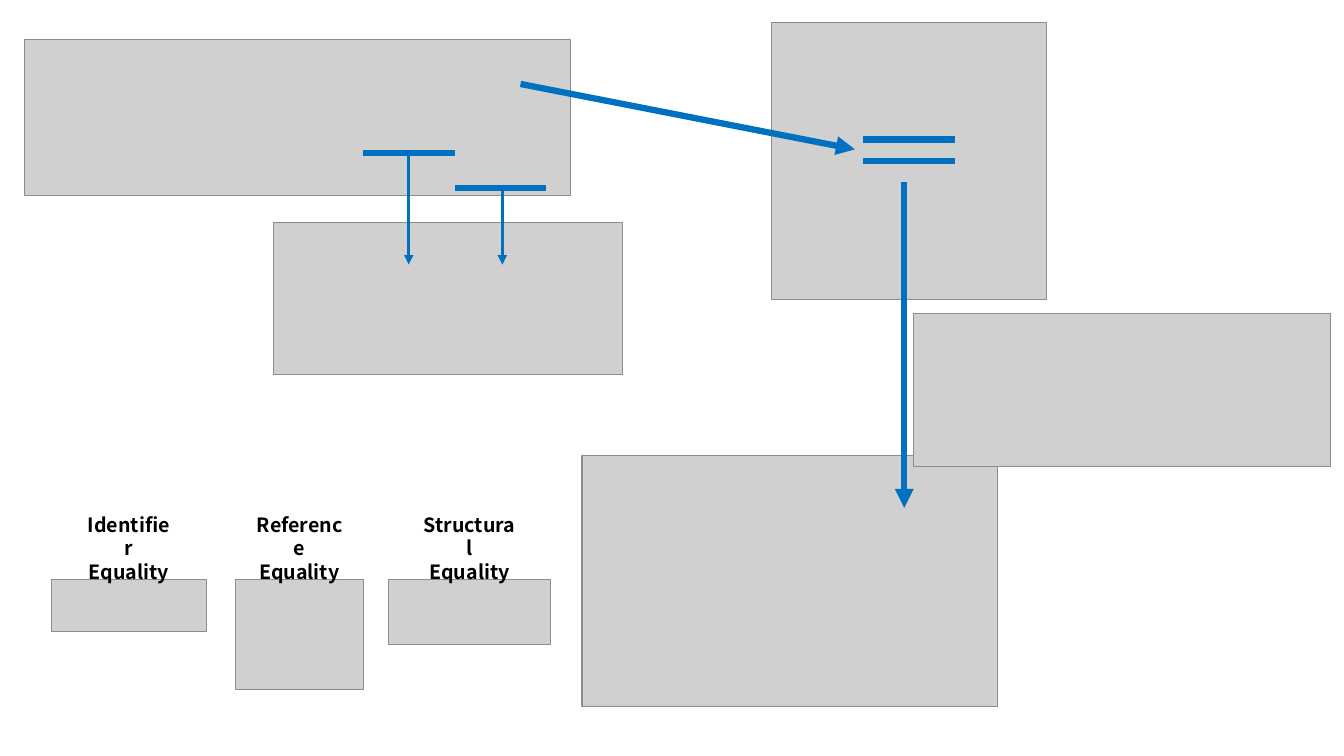
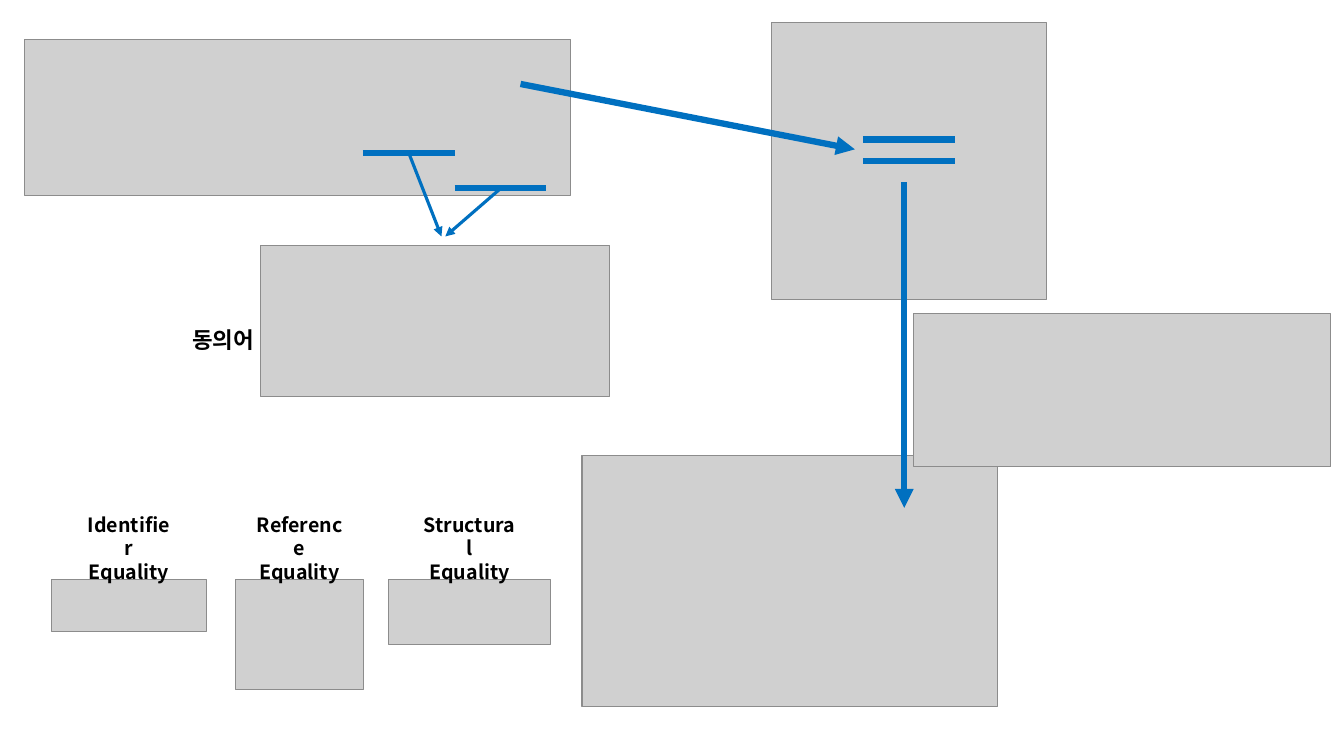
Before and after one commit to hhko/Learning, a slide deck: slide 3 of Lectures/DddInPractice/Docs/Domain-Driven Design in Practice.pptx. Drawn at 1344x756 pixels with LibreOffice and Linux fonts; fonts in the diff are those of the drawing; grey boxes stand for pictures. Boxes give left, top, right and bottom in pixels: in the first picture for what was removed or moved away, otherwise in the second. Text is boxed around its words. In the diff, an @@ line names an element or a change of style, - is before the commit and + after.

```diff
--- a/Lectures/DddInPractice/Docs/Domain-Driven Design in Practice.pptx
+++ b/Lectures/DddInPractice/Docs/Domain-Driven Design in Practice.pptx
@@ arrow moved from (408, 153) - (408, 264) to (408, 153) - (442, 237) @@
@@ arrow moved from (502, 187) - (502, 264) to (502, 187) - (446, 237) @@
@@ picture: place and size @@
-picture at [273,223,623,374]
+picture at [261,245,611,396]
@@ text added at [192,329,254,350], 16 pt, text #000000, bold @@
+동의어
```
Also in this commit, not shown: 1 other file.
